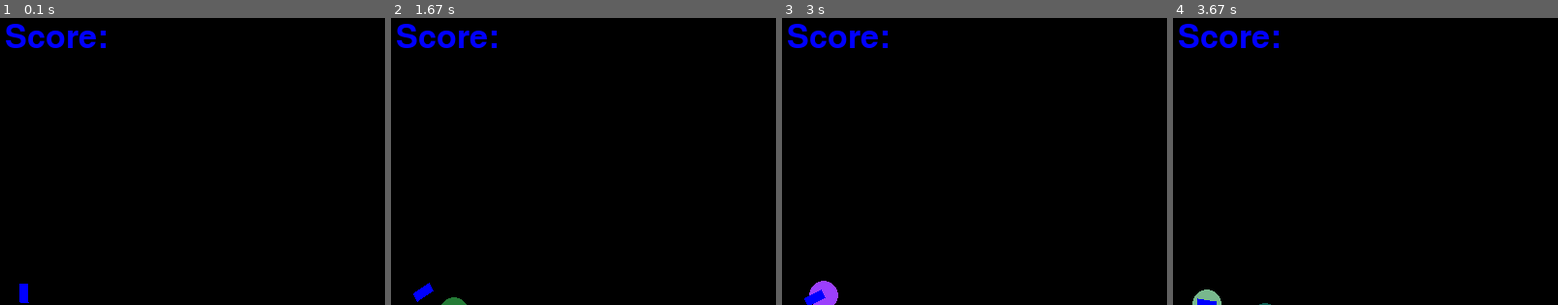
Above: before the commit, frames 1-4 (left to right).
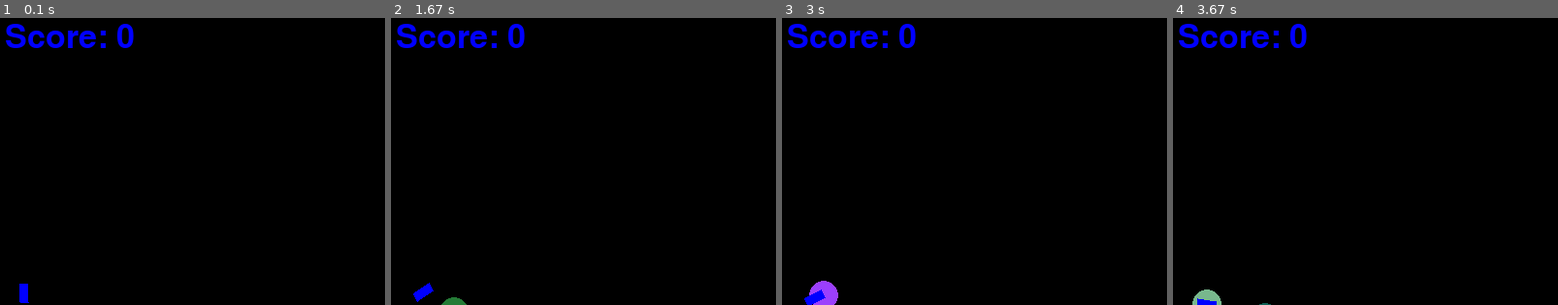
Above: after the commit, the same moments.

Repository: python-practice-b02-006/Kuzin
Game: pygame game, started from Gun/gun0.py
Same seed, same stepped clock (60 frames per second), same inputs: the game is played once before the commit and once after it.
Inputs (mouse positions are % of the whole screen's width and height, from its top left):
- Up to frame 1 (0.1 s): no input
- Up to frame 2 (1.67 s): click (50, 49) at 0.42 s; hold Up 0.67-1.13 s; click (82, 47) at 0.8 s; hold Down 1.17-1.47 s; click (26, 50) at 1.3 s; hold Up from 1.5 s (still down); click (19, 34) at 1.63 s
- Up to frame 3 (3 s): release Up at 1.87 s; hold Down 1.9-2.27 s; move the mouse to (64, 14) at 1.93 s; click (64, 14) at 2.03 s; hold Up 2.3-2.6 s; click (61, 58) at 2.43 s; hold Down 2.63-2.93 s; click (52, 16) at 2.77 s; hold Up from 2.97 s (still down)
- Up to frame 4 (3.67 s): click (14, 47) at 3.1 s; release Up at 3.33 s; hold Down from 3.37 s (still down); click (51, 60) at 3.5 s
The pictures show only the part of the screen within x 0-50%, y 0-50%; the shares and areas given below are measured in that part.

The runs differ from the first frame. In frame 1, 0.2% of the frame differs, in the area x 30-35%, y 2-11%; in frame 2, 0.2%; in frame 3, 0.2%; in frame 4, 0.2%.

Commit message:
Added score(Prefinal ver)

Diff:
--- a/Gun/gun0.py
+++ b/Gun/gun0.py
@@ -114,7 +114,7 @@
 
     def draw(self,screen):
         surf = []
-        surf.append(self.font.render('Score:'.format(self.score()),True, BLUE))
+        surf.append(self.font.render("Score: {}".format(self.score()), True, BLUE))
         screen.blit(surf[0], [10, 10])
 
 class Manager():
@@ -126,6 +126,7 @@
         self.targets = []
         self.new_targets()
 
+
     def new_targets(self):
         self.targets.append(Target())
 
@@ -135,10 +136,9 @@
         self.move()
         self.draw(screen)
         self.collide()
+        if len(self.targets) == 0 and len(self.balls) == 0:
+            self.new_targets()
         return done
-
-        #if len(self.targets) == 0 and len(self.balls) == 0:
-        #self.new_targets()
 
 
     def draw(self, screen):
